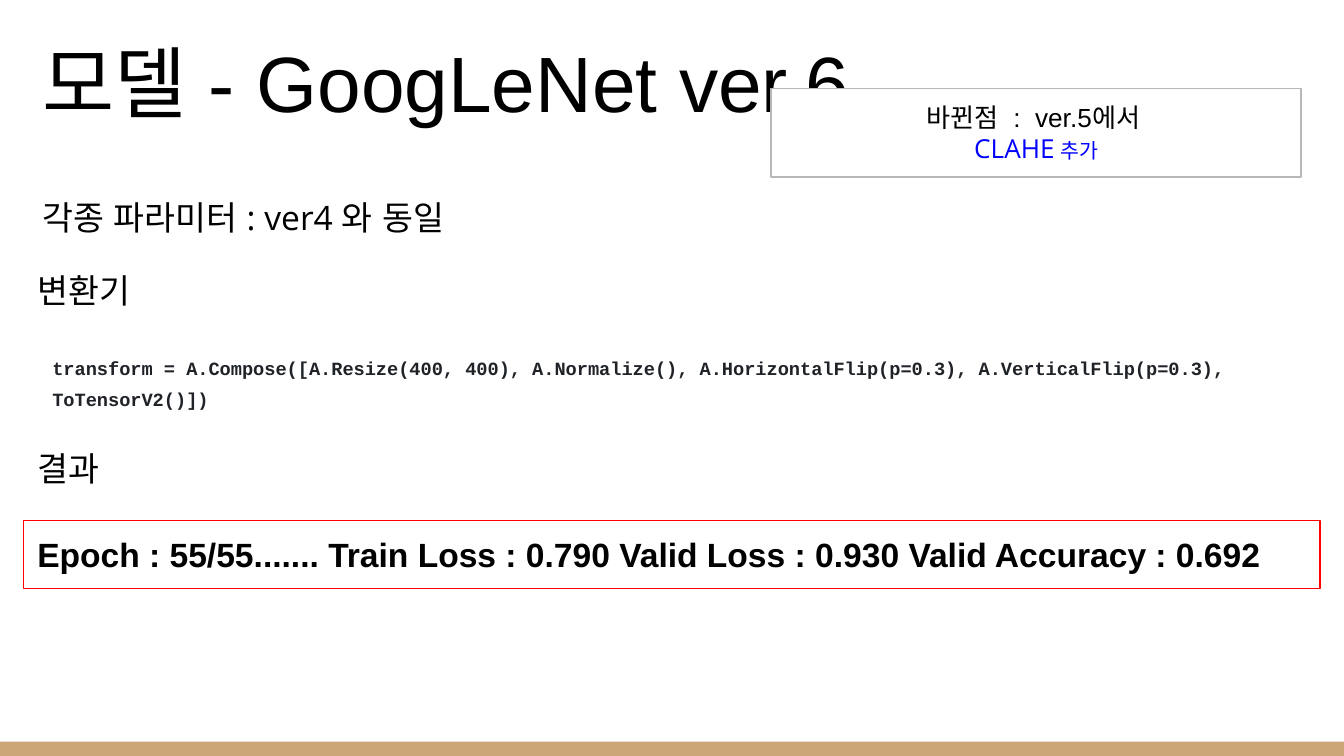
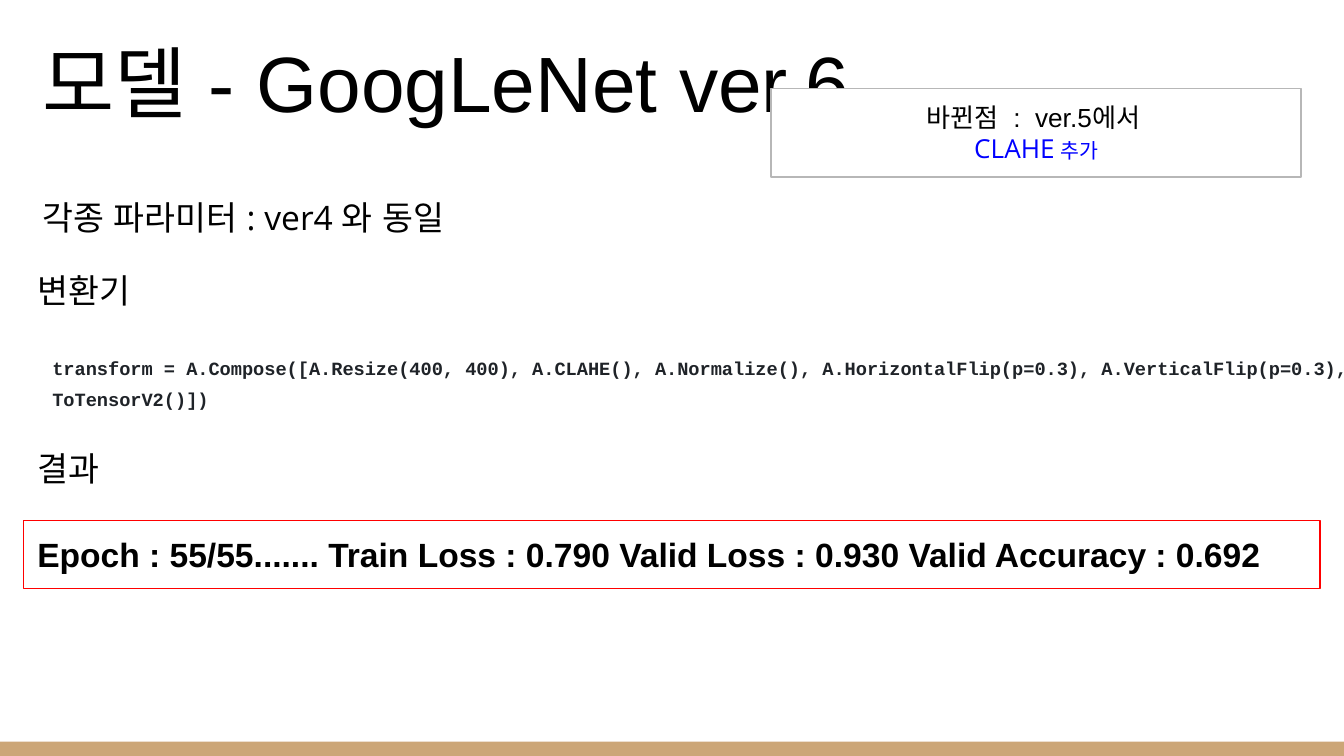
Before and after one commit to MAINHO-JO/3rd-Project-1team, a slide deck: slide 23 of 프로젝트3 - 이미지 분류.pptx (slide 24 before the commit). Drawn at 1344x756 pixels with LibreOffice and Linux fonts; fonts in the diff are those of the drawing. Boxes give left, top, right and bottom in pixels: in the first picture for what was removed or moved away, otherwise in the second. Text is boxed around its words. In the diff, an @@ line names an element or a change of style, - is before the commit and + after.

```diff
--- a/프로젝트3 - 이미지 분류.pptx
+++ b/프로젝트3 - 이미지 분류.pptx
@@ text at (x1=52, y1=362, x2=1344, y2=410): text changed @@
-transform = A.Compose([A.Resize(400, 400), A.Normalize(), A.HorizontalFlip(p=0.3), A.VerticalFlip(p=0.3), ToTensorV2()])
+transform = A.Compose([A.Resize(400, 400), A.CLAHE(), A.Normalize(), A.HorizontalFlip(p=0.3), A.VerticalFlip(p=0.3), ToTensorV2()])
```
Also in this commit, not shown: 2 other slides changed, 4 slides removed.
